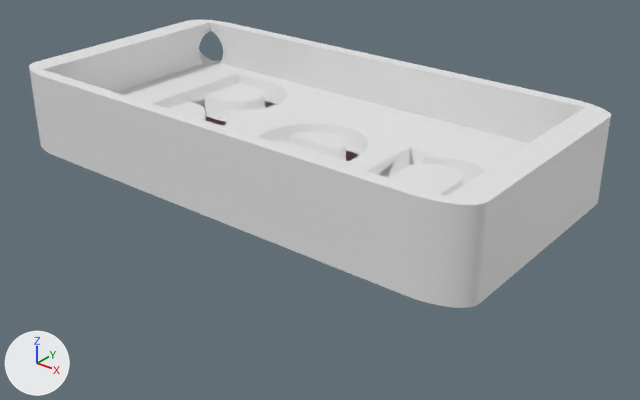
A saved change to the Blender file keychain01_Ren_v01.blend.
Camera for both pictures: a 50 mm camera at (39.5, -46.8, 27.0) aimed at (2.1, 0.0, -2.0). Arrows for +X, +Y and +Z are at lower left; the lights stay in place. The older version comes first.
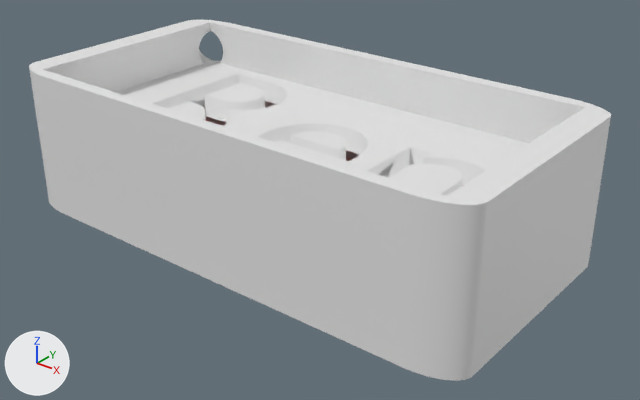
What differs and where, as boxes [x1, y1, x2, y2] in the pictures (640 x 400 px; the box of a moved part takes in the faces that stretch with it):
'Cube', reshaped (25% taller)
    before: [29, 20, 611, 308]
    after: [29, 20, 611, 381]
part 1 of me_cube, moved or reshaped
    before: [40, 144, 598, 308]
    after: [40, 144, 598, 381]

The change, as a diff of the scene's bpy script:
```diff
--- a/keychain01_Ren_v01.blend.py
+++ b/keychain01_Ren_v01.blend.py
@@ me_cube @@
 # used by ob_cube; location = (0.0, 0.0, 2.4); scale = (20.0, 10.0, 2.4)
-me_cube.from_pydata(...)  # 1224 vertices, 1214 faces; spans x -1.0..1.0, y -1.0..1.0, z -1.0..1.67
+me_cube.from_pydata(...)  # 1224 vertices, 1214 faces; spans x -1.0..1.0, y -1.0..1.0, z -3.08..1.67
+# me_cube part 1: all 404 vertices in x -1.0..1.0, y -1.0..1.0, z -1.0 are moved by (0.0, 0.0, -2.08)
 me_cube.materials.append(mat_material)
```
